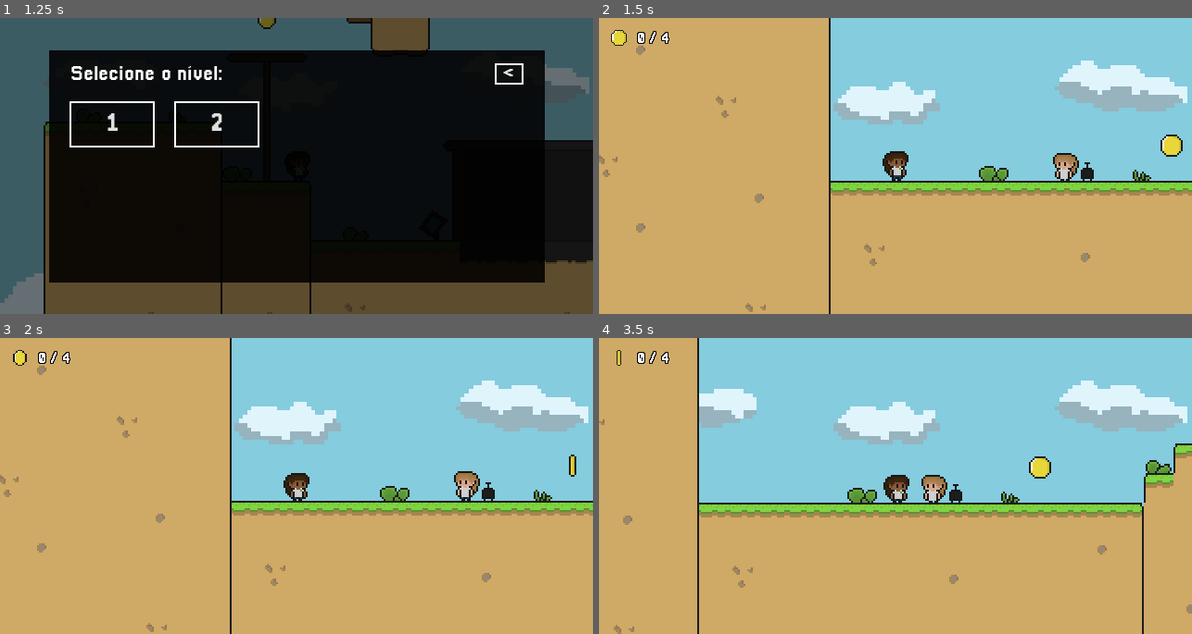
Above: before the commit, frames 1-4 (two rows, left to right).
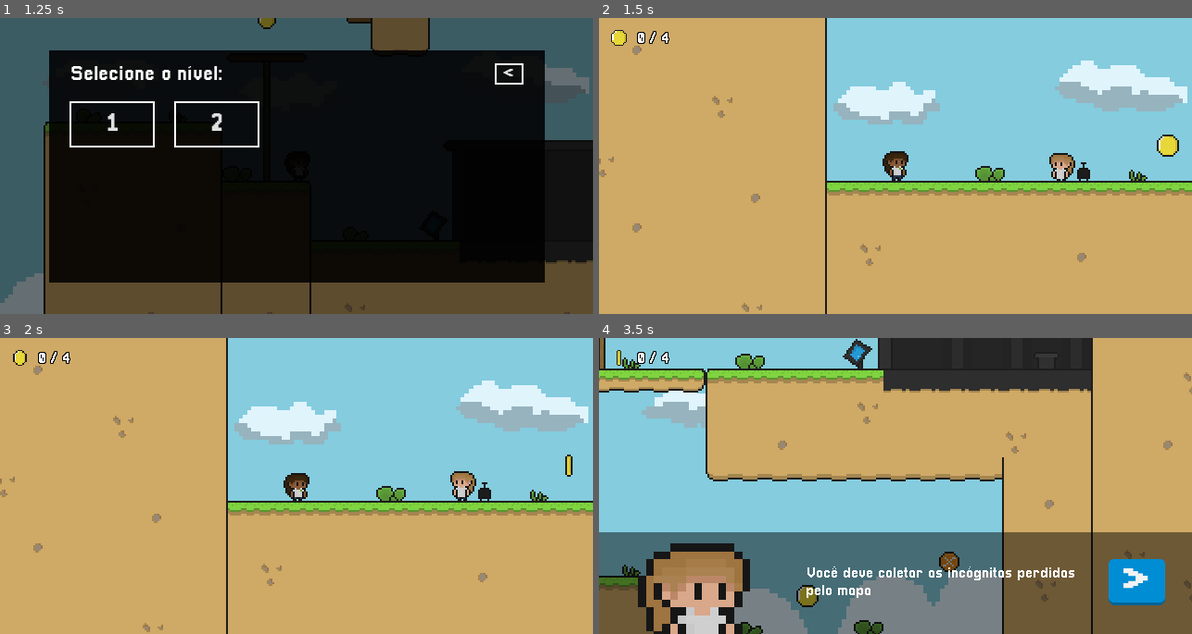
Above: after the commit, the same moments.

Repository: DanilloPitta/MathMinigames
Game: Godot game, scene res://MiniGames/MathVaults/Menu/menu.tscn
Two runs of this game, one before a commit and one after it. Both use one fixed random seed, a clock stepped at 60 frames per second and the inputs below.
Inputs (mouse positions are in pixels of both pictures, inside the frame that each line leads up to):
- Up to frame 1 (1.25 s): click "JOGAR" at 0.5 s
- Up to frame 2 (1.5 s): click "1" at 1.25 s
- Up to frame 3 (2 s): no input
- Up to frame 4 (3.5 s): move the mouse to (1025, 471) at 2.02 s; hold Right (ui_right) 2.03-2.75 s; click (1025, 471) at 2.17 s; tap W (jump) at 2.27 s; click (1138, 580) at 2.75 s, where only the run after the commit has a clickable ">"

Frame 1 is identical in both runs. In frame 2, 2.6% of the frame differs, in the area x 0-100%, y 0-100%; in frame 3, 2.6%; in frame 4, 91%.

Commit message:
continuação tutorial mathvaults

Diff:
--- a/MiniGames/MathVaults/Levels/level_1.tscn
+++ b/MiniGames/MathVaults/Levels/level_1.tscn
@@ -261,13 +261,15 @@
 layer_2/tile_data = PackedInt32Array(327721, 65537, 0, 327711, 65538, 0, 917535, 2, 1, 917539, 65538, 0, 786459, 2, 0, 327707, 2, 0, 327699, 2, 0, 458767, 2, 1, 524293, 65538, 0, 524298, 2, 0, -196575, 2, 1, -65506, 2, 0, -262107, 65538, 0, -262104, 2, 1)
 
 [node name="CharacterBody2D" parent="." instance=ExtResource("1_86tfo")]
-position = Vector2(35, 136)
+position = Vector2(37, 136)
 
 [node name="RemoteTransform2D" type="RemoteTransform2D" parent="CharacterBody2D"]
+scale = Vector2(1e-05, 1e-05)
 remote_path = NodePath("../../Camera2D")
 
 [node name="Camera2D" type="Camera2D" parent="."]
-position = Vector2(35, 136)
+position = Vector2(37, 136)
+scale = Vector2(1e-05, 1e-05)
 zoom = Vector2(2, 2)
 process_callback = 0
 limit_smoothed = true
--- a/MiniGames/MathVaults/Scenes/angela_talk_ui.tscn
+++ b/MiniGames/MathVaults/Scenes/angela_talk_ui.tscn
@@ -1,15 +1,80 @@
-[gd_scene format=3 uid="uid://dom66vihrde26"]
+[gd_scene load_steps=12 format=3 uid="uid://dom66vihrde26"]
 
-[node name="AngelaTalkUI" type="Control"]
-layout_mode = 3
-anchors_preset = 15
-anchor_right = 1.0
-anchor_bottom = 1.0
-grow_horizontal = 2
-grow_vertical = 2
+[ext_resource type="Texture2D" uid="uid://66p5l6sqnvn0" path="res://MiniGames/MathVaults/Assets/Sprites/NPCs/Angela/idle.png" id="1_d5ao4"]
+[ext_resource type="Script" path="res://MiniGames/MathVaults/Scripts/angela_talk_ui.gd" id="1_dtk4h"]
+[ext_resource type="FontFile" uid="uid://dm8dwovr228s4" path="res://MiniGames/MathVaults/Assets/Fonts/Pixellari.ttf" id="2_m6xhs"]
+
+[sub_resource type="AtlasTexture" id="AtlasTexture_6t766"]
+atlas = ExtResource("1_d5ao4")
+region = Rect2(0, 0, 16, 16)
+
+[sub_resource type="AtlasTexture" id="AtlasTexture_b1a8i"]
+atlas = ExtResource("1_d5ao4")
+region = Rect2(0, 16, 16, 16)
+
+[sub_resource type="SpriteFrames" id="SpriteFrames_o5bsv"]
+animations = [{
+"frames": [{
+"duration": 1.0,
+"texture": SubResource("AtlasTexture_6t766")
+}, {
+"duration": 1.0,
+"texture": SubResource("AtlasTexture_b1a8i")
+}],
+"loop": true,
+"name": &"default",
+"speed": 2.0
+}]
+
+[sub_resource type="StyleBoxFlat" id="StyleBoxFlat_vpp1m"]
+bg_color = Color(0, 0.552941, 0.831373, 1)
+border_width_bottom = 3
+border_color = Color(0, 0.393333, 0.59, 1)
+corner_radius_top_left = 6
+corner_radius_top_right = 6
+corner_radius_bottom_right = 6
+corner_radius_bottom_left = 6
+
+[sub_resource type="StyleBoxFlat" id="StyleBoxFlat_cgg0l"]
+bg_color = Color(0, 0.552941, 0.831373, 1)
+border_width_bottom = 3
+border_color = Color(0, 0.393333, 0.59, 1)
+corner_radius_top_left = 6
+corner_radius_top_right = 6
+corner_radius_bottom_right = 6
+corner_radius_bottom_left = 6
+
+[sub_resource type="StyleBoxFlat" id="StyleBoxFlat_3pv03"]
+bg_color = Color(0, 0.552941, 0.831373, 1)
+border_width_bottom = 3
+border_color = Color(0, 0.393333, 0.59, 1)
+corner_radius_top_left = 6
+corner_radius_top_right = 6
+corner_radius_bottom_right = 6
+corner_radius_bottom_left = 6
+
+[sub_resource type="StyleBoxFlat" id="StyleBoxFlat_86sy5"]
+bg_color = Color(0, 0.552941, 0.831373, 1)
+border_width_bottom = 3
+border_color = Color(0, 0.393333, 0.59, 1)
+corner_radius_top_left = 6
+corner_radius_top_right = 6
+corner_radius_bottom_right = 6
+corner_radius_bottom_left = 6
+
+[sub_resource type="StyleBoxFlat" id="StyleBoxFlat_fr246"]
+bg_color = Color(0, 0.552941, 0.831373, 1)
+border_width_bottom = 3
+border_color = Color(0, 0.393333, 0.59, 1)
+corner_radius_top_left = 6
+corner_radius_top_right = 6
+corner_radius_bottom_right = 6
+corner_radius_bottom_left = 6
+
+[node name="AngelaTalkUI" type="CanvasLayer"]
+script = ExtResource("1_dtk4h")
 
 [node name="ColorRect" type="ColorRect" parent="."]
-layout_mode = 1
 anchors_preset = 12
 anchor_top = 1.0
 anchor_right = 1.0
@@ -17,4 +82,39 @@
 offset_top = -110.0
 grow_horizontal = 2
 grow_vertical = 0
-color = Color(0, 0, 0, 0.588235)
+color = Color(0, 0, 0, 0.470588)
+
+[node name="AnimatedSprite2D" type="AnimatedSprite2D" parent="ColorRect"]
+position = Vector2(102.75, 81.25)
+scale = Vector2(8.65625, 8.65625)
+sprite_frames = SubResource("SpriteFrames_o5bsv")
+frame_progress = 1.0
+
+[node name="Text" type="Label" parent="ColorRect"]
+layout_mode = 0
+offset_left = 223.0
+offset_top = 16.0
+offset_right = 544.0
+offset_bottom = 94.0
+theme_override_fonts/font = ExtResource("2_m6xhs")
+theme_override_font_sizes/font_size = 16
+text = "Olá estudante, boas vindas ao minigame MathVaults!"
+vertical_alignment = 1
+autowrap_mode = 2
+
+[node name="NextBtn" type="Button" parent="ColorRect"]
+layout_mode = 0
+offset_left = 550.0
+offset_top = 29.0
+offset_right = 611.0
+offset_bottom = 79.0
+theme_override_fonts/font = ExtResource("2_m6xhs")
+theme_override_font_sizes/font_size = 42
+theme_override_styles/normal = SubResource("StyleBoxFlat_vpp1m")
+theme_override_styles/hover = SubResource("StyleBoxFlat_cgg0l")
+theme_override_styles/pressed = SubResource("StyleBoxFlat_3pv03")
+theme_override_styles/disabled = SubResource("StyleBoxFlat_86sy5")
+theme_override_styles/focus = SubResource("StyleBoxFlat_fr246")
+text = ">"
+
+[connection signal="pressed" from="ColorRect/NextBtn" to="." method="_on_next_btn_pressed"]
--- a/MiniGames/MathVaults/Scripts/angela_talk.gd
+++ b/MiniGames/MathVaults/Scripts/angela_talk.gd
@@ -8,4 +8,7 @@
 func _on_body_entered(body):
 	if body.name == "CharacterBody2D":
 		if !tutorial_completed:
-			angela_talk_ui.instantiate()
+			tutorial_completed = true
+
+			var ui = angela_talk_ui.instantiate()
+			get_parent().add_child(ui)
--- /dev/null
+++ b/MiniGames/MathVaults/Scripts/angela_talk_ui.gd
@@ -0,0 +1,25 @@
+extends CanvasLayer
+
+var current_text_idx = 0
+
+var texts = [
+	{ "text": "Olá estudante, boas vindas ao minigame MathVaults!", "cam_x": 0, "cam_y": 0 },
+	{ "text": "Você deve coletar as incógnitas perdidas pelo mapa", "cam_x": 500, "cam_y": 65 },
+	{ "text": "Depois resolva o problema proposto no display do cofre", "cam_x": 450, "cam_y": -60 },
+	{ "text": "Isso vai liberar o cofre que contem sua recompensa", "cam_x": 450, "cam_y": -60 },
+	{ "text": "Resolva os cofres até encontrar a chave para passar a fase", "cam_x": 500, "cam_y": -60 },
+	{ "text": "Bom jogo!", "cam_x": 0, "cam_y": 0 }
+]
+
+func _ready():
+	Global.paused = true
+
+	get_parent().get_node("CharacterBody2D").animated_sprite.animation = "idle"
+
+	get_node("ColorRect/Text").text = texts[current_text_idx].text
+
+func _on_next_btn_pressed():
+	current_text_idx += 1
+	get_node("ColorRect/Text").text = texts[current_text_idx].text
+	get_parent().get_node("CharacterBody2D/RemoteTransform2D").position.x = texts[current_text_idx].cam_x
+	get_parent().get_node("CharacterBody2D/RemoteTransform2D").position.y = texts[current_text_idx].cam_y
--- a/project.godot
+++ b/project.godot
@@ -51,5 +51,5 @@
 
 textures/canvas_textures/default_texture_filter=0
 textures/canvas_textures/default_texture_repeat=1
-renderer/rendering_method="mobile"
+renderer/rendering_method="gl_compatibility"
 textures/vram_compression/import_etc2_astc=true
